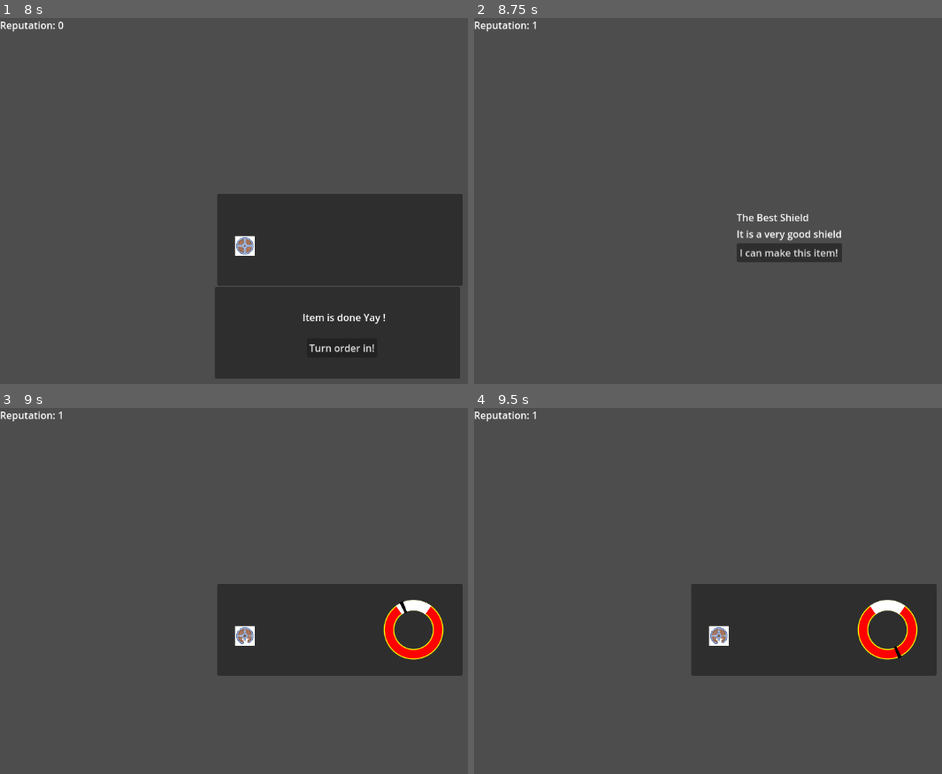
Above: before the commit, frames 1-4 (two rows, left to right).
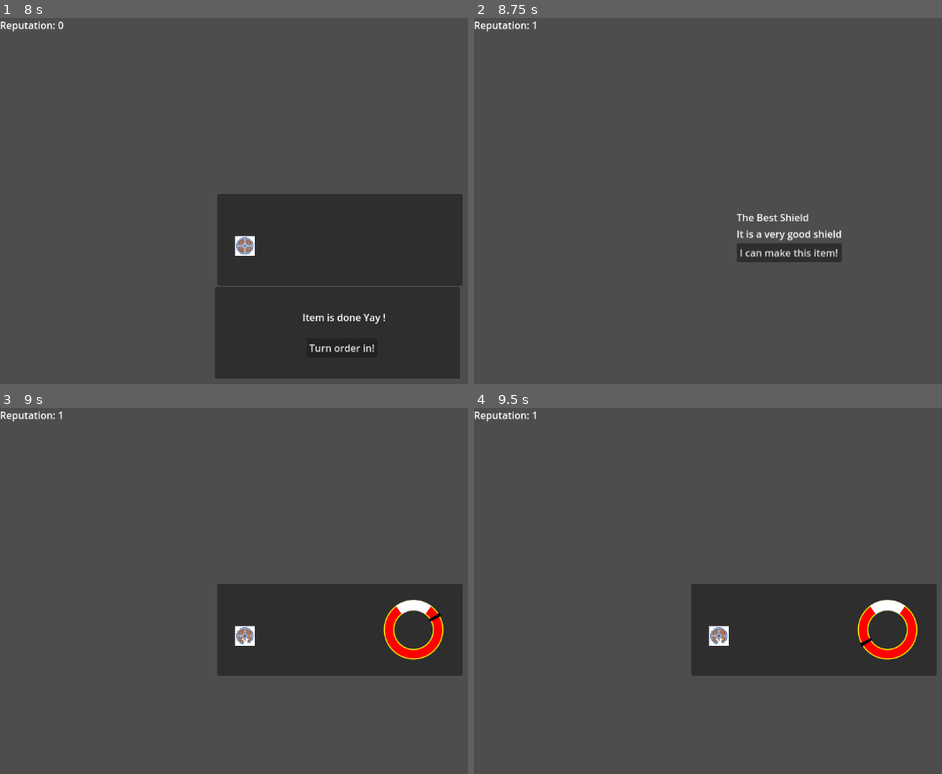
Above: after the commit, the same moments.

Repository: shapeshiftingrabbits/godot-wild-jam-68
Game: Godot game, scene res://scenes/shop.tscn
Two runs of this game, one before a commit and one after it. Both use one fixed random seed, a clock stepped at 60 frames per second and the inputs below.
Inputs:
- Up to frame 1 (8 s): click "I can make this item!" at 0.5 s; hold Space (minigame_interact) 1.28-2.03 s; tap Enter at 2, 5 s; tap Space (minigame_interact) at 2.1, 2.75, 3.6, 5.1, 5.75, 6.6 s; hold Space (minigame_interact) 2.78-3.53 s; hold Space (minigame_interact) 4.28-5.03 s; hold Space (minigame_interact) 5.78-6.53 s; hold Space (minigame_interact) from 7.28 s (still down)
- Up to frame 2 (8.75 s): release Space (minigame_interact) at 8 s; click "Turn order in!" at 8 s
- Up to frame 3 (9 s): click "I can make this item!" at 8.75 s
- Up to frame 4 (9.5 s): no input

Frames 1-2 are identical in both runs. In frame 3, less than 0.1% of the frame differs, in the area x 85-95%, y 52-59%; in frame 4, less than 0.1%, in the area x 82-92%, y 62-69%.

Commit message:
Prevent forge tool from being active after forging is done

Diff:
--- a/scenes/forge.gd
+++ b/scenes/forge.gd
@@ -7,7 +7,7 @@
 func start_process_with_object(current_object: ForgeableItemData):
 	set_process_mode(PROCESS_MODE_INHERIT)
 	forgeable_item.set_to_initial_state(current_object.spriteFrames)
-	$Tool.show()
+	$Tool.enable()
 	show()
 
 func disable():
@@ -18,5 +18,5 @@
 	forgeable_item.update_visible_sprite()
 
 func _on_forgeable_item_done():
-	$Tool.hide()
+	$Tool.disable()
 	forged.emit()
--- a/scenes/forge_tool.gd
+++ b/scenes/forge_tool.gd
@@ -1,4 +1,4 @@
-extends Node
+extends Node2D
 signal hit
 
 @export var loop_time_seconds: float = 1.0
@@ -26,3 +26,11 @@
 	var normalized_time = fmod(time, loop_time_seconds)
 
 	return normalized_time >= start_time && normalized_time <= end_time
+
+func enable():
+	set_process_mode(PROCESS_MODE_INHERIT)
+	show()
+
+func disable():
+	hide()
+	set_process_mode(PROCESS_MODE_DISABLED)
